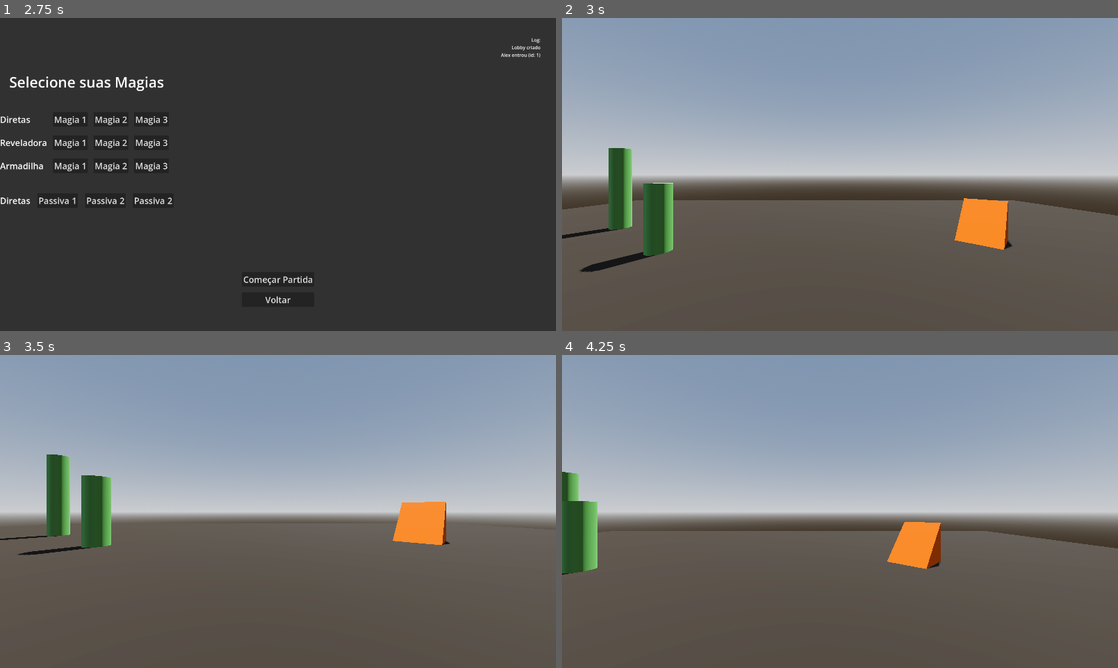
Above: before the commit, frames 1-4 (two rows, left to right).
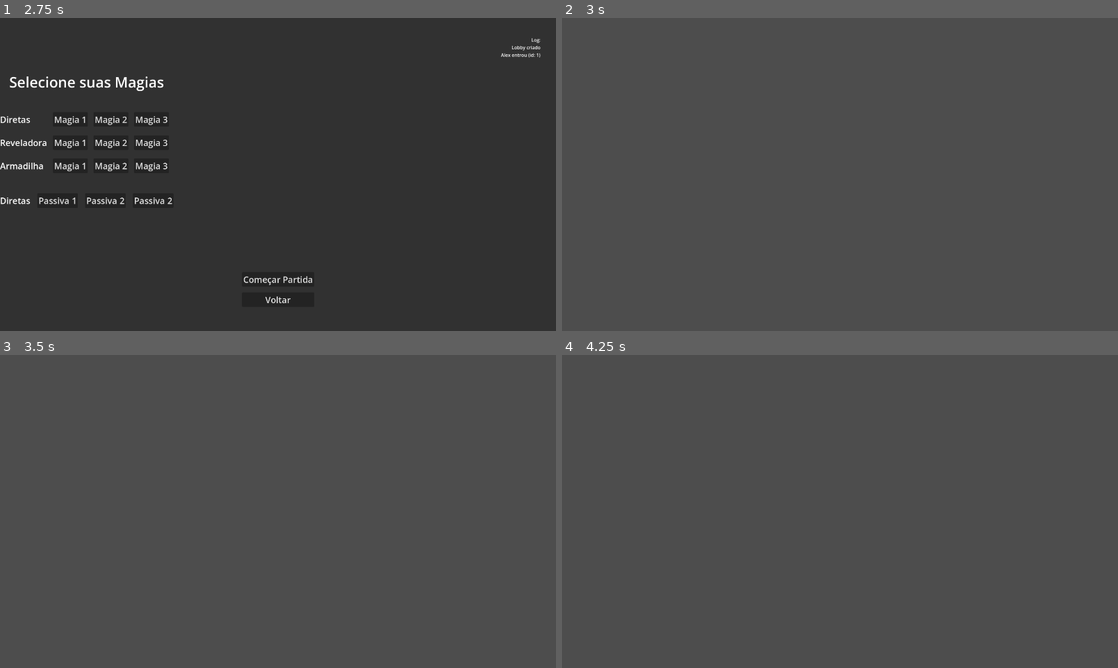
Above: after the commit, the same moments.

Repository: Isaaa43/Saudavel-e-Balanceado
Game: Godot game, scene res://cenas/main_game.tscn
Two runs of this game, one before a commit and one after it. Both use one fixed random seed, a clock stepped at 60 frames per second and the inputs below.
Inputs (mouse positions are in pixels of both pictures, inside the frame that each line leads up to):
- Up to frame 1 (2.75 s): click (278, 224) at 0.52 s; type "Alex" at 0.6 s; click "Jogar" at 1.25 s; click "Host" at 2 s
- Up to frame 2 (3 s): click "Começar Partida" at 2.75 s
- Up to frame 3 (3.5 s): no input
- Up to frame 4 (4.25 s): move the mouse to (962, 495) at 3.52 s; hold D (direita) from 3.53 s (still down); click (962, 495) at 3.6 s; tap Space (pular) at 3.77 s

Frame 1 is identical in both runs. In frame 2, 59% of the frame differs, in the area x 0-100%, y 0-82%; in frame 3, 57%; in frame 4, 57%.
Error after the commit: Invalid access to property or key 'spawnar_jogador' on a base object of type 'Node (network_server.gd)'. (res://scripts/network/jogadores_adm.gd:7)

Commit message:
Corrigido separacao entre client e server
chamadas de spawn sao feitas do servidor para o cliente, que executa o spawn

Diff:
--- a/luta-magos/scripts/game/feiticos/feiticos_adm.gd
+++ b/luta-magos/scripts/game/feiticos/feiticos_adm.gd
@@ -5,7 +5,7 @@
 @export var spell_registry: RegistroFeiticos
 
 func _ready() -> void:
-	NetworkClient.spawn_feitico.connect(_spawnar_feitico)
+	NetworkClient.spawnar_feitico.connect(_spawnar_feitico)
 
 func _spawnar_feitico(feitico_id : String, target_pos: Vector3) -> void:
 
--- a/luta-magos/scripts/network/autoloads/network_client.gd
+++ b/luta-magos/scripts/network/autoloads/network_client.gd
@@ -37,13 +37,24 @@
 # -----------------------------------------------------------------------------
 # Partida
 # -----------------------------------------------------------------------------
-signal spawn_feitico(feitico_id : String, target_pos : Vector3)
+signal spawnar_jogador(dados_jogador, peer_id)
+signal spawnar_feitico(feitico_id : String, target_pos : Vector3)
+
+# TODO: trocar para load map, ou load game
+@rpc("authority", "call_local", "reliable")
+func iniciar_partida() -> void:
+	TrocaCenaTemp.go_to_game()
+	await get_tree().process_frame
+	print("iniciar_partida id:", multiplayer.get_unique_id())
+
+@rpc("authority", "call_local", "reliable")
+func spawn_jogador(dados_jog : DadosJogador) -> void:
+	emit_signal("spawnar_jogador", dados_jog)
 
 func lancar_feitico(feitico_id : String, target_pos : Vector3, target_node) -> void:
 	NetworkServer.jogador_lancar_feitico.rpc_id(Network.SERVER_ID, feitico_id, target_pos)
 
 
-
 @rpc("authority", "call_local", "reliable")
-func spawnar_feitico(feitico_id : String, target_pos : Vector3) -> void:
-	emit_signal("spawn_feitico", feitico_id, target_pos)
+func spawn_feitico(feitico_id : String, target_pos : Vector3) -> void:
+	emit_signal("spawnar_feitico", feitico_id, target_pos)
--- a/luta-magos/scripts/network/autoloads/network_server.gd
+++ b/luta-magos/scripts/network/autoloads/network_server.gd
@@ -1,6 +1,4 @@
 extends Node
-
-signal spawnar_jogador(dados_jogador, peer_id)
 
 var dados_jogador_por_peer_id : Dictionary[int, DadosJogador] = {}
 
@@ -59,22 +57,10 @@
 
 func iniciar_partida() -> void:
 	for peer_id : int in dados_jogador_por_peer_id.keys():
-		_peer_iniciar_partida.rpc_id(peer_id)
-
-@rpc("authority", "call_local", "reliable")
-func _peer_iniciar_partida() -> void:
-	TrocaCenaTemp.go_to_game()
-
-	await get_tree().process_frame
-
-	print("iniciar_partida id:", multiplayer.get_unique_id())
-
-	for peer_id : int in dados_jogador_por_peer_id.keys():
-		var dados_jog : DadosJogador = dados_jogador_por_peer_id[peer_id]
-		_spawn_jogador(dados_jog, peer_id)
-
-func _spawn_jogador(dados_jog : DadosJogador, peer_id: int) -> void:
-	emit_signal("spawnar_jogador", dados_jog, peer_id)
+		NetworkClient.iniciar_partida.rpc_id(peer_id)
+		# TODO: melhorar isso com batch talvez
+		for dados_jog : DadosJogador in dados_jogador_por_peer_id.values():
+			NetworkClient.spawn_jogador.rpc_id(peer_id, dados_jog)
 
 ## Chama o server para terminar a partida
 func terminar_partida() -> void:
@@ -105,4 +91,4 @@
 	if not multiplayer.is_server(): return
 
 	for peer_id : int in dados_jogador_por_peer_id.keys():
-		NetworkClient.spawnar_feitico.rpc_id(peer_id, feitico_id, target_pos)
+		NetworkClient.spawn_feitico.rpc_id(peer_id, feitico_id, target_pos)
